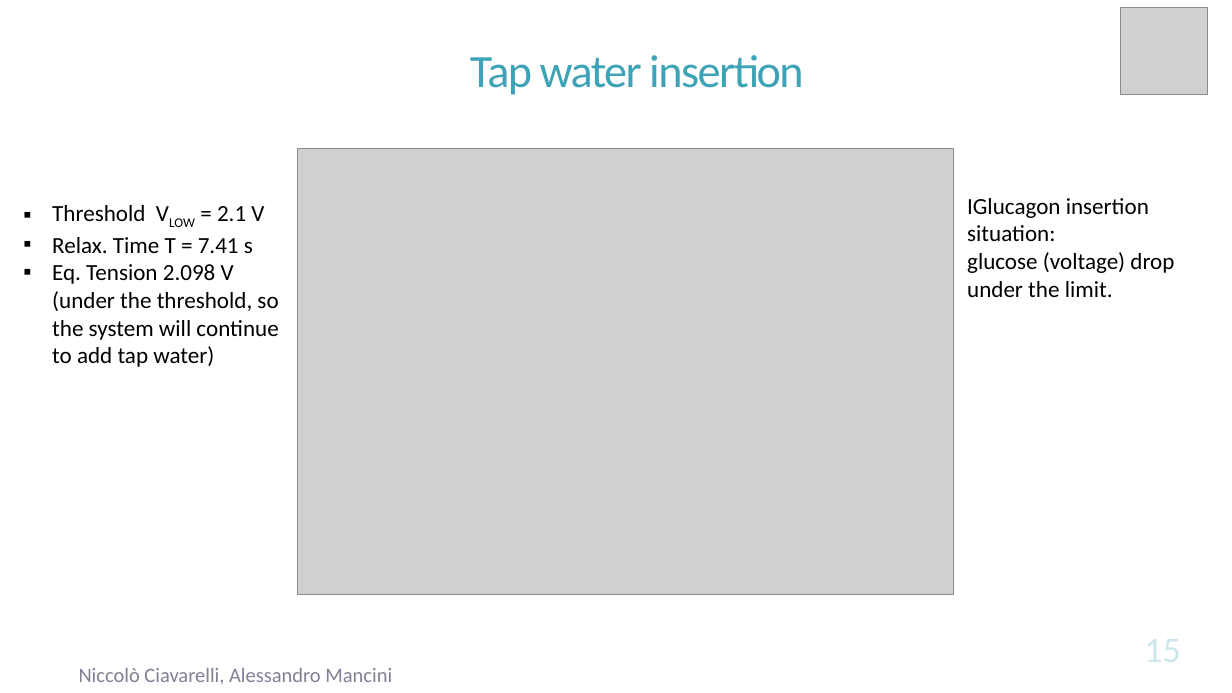
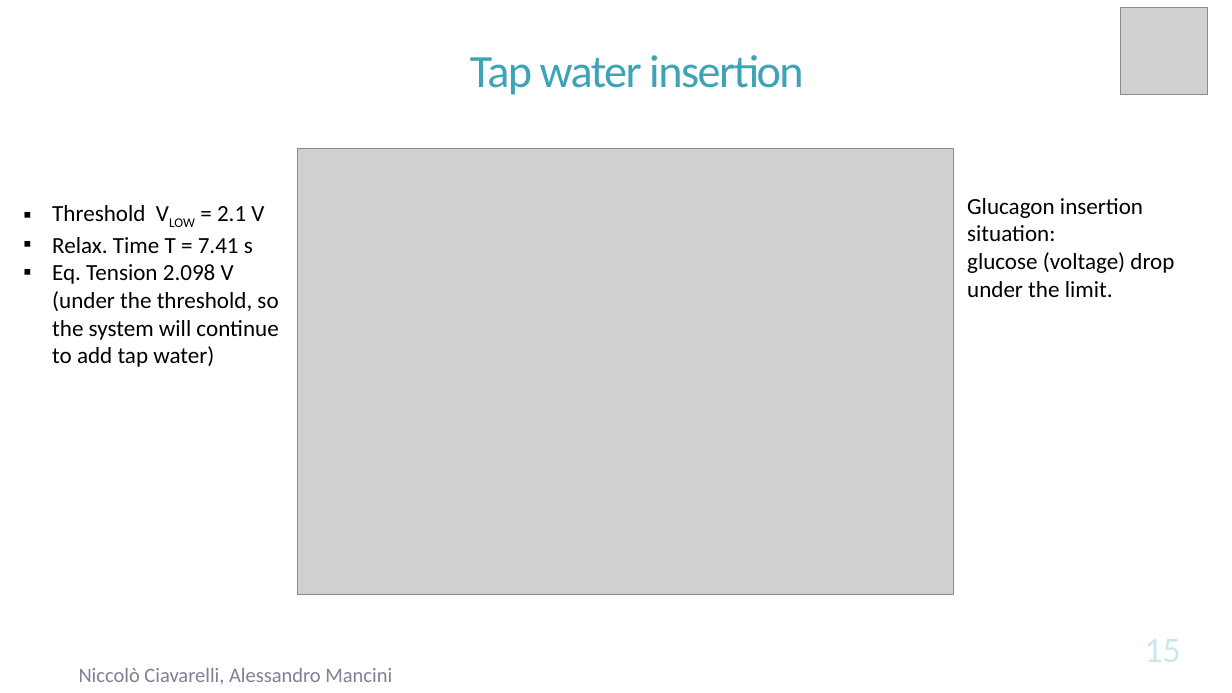
Before and after one commit to ciavanick/ArtificialPancreas, a slide deck: slide 15 of Presentation.pptx. Drawn at 1232x693 pixels with LibreOffice and Linux fonts; fonts in the diff are those of the drawing; grey boxes stand for pictures. Boxes give left, top, right and bottom in pixels: in the first picture for what was removed or moved away, otherwise in the second. Text is boxed around its words. In the diff, an @@ line names an element or a change of style, - is before the commit and + after.

Commit message:
final presentation changes

```diff
--- a/Presentation.pptx
+++ b/Presentation.pptx
@@ text at (967,198,1143,241): text changed @@
-IGlucagon insertion situation:
+Glucagon insertion situation:
```
Also in this commit, not shown: 2 other files.
